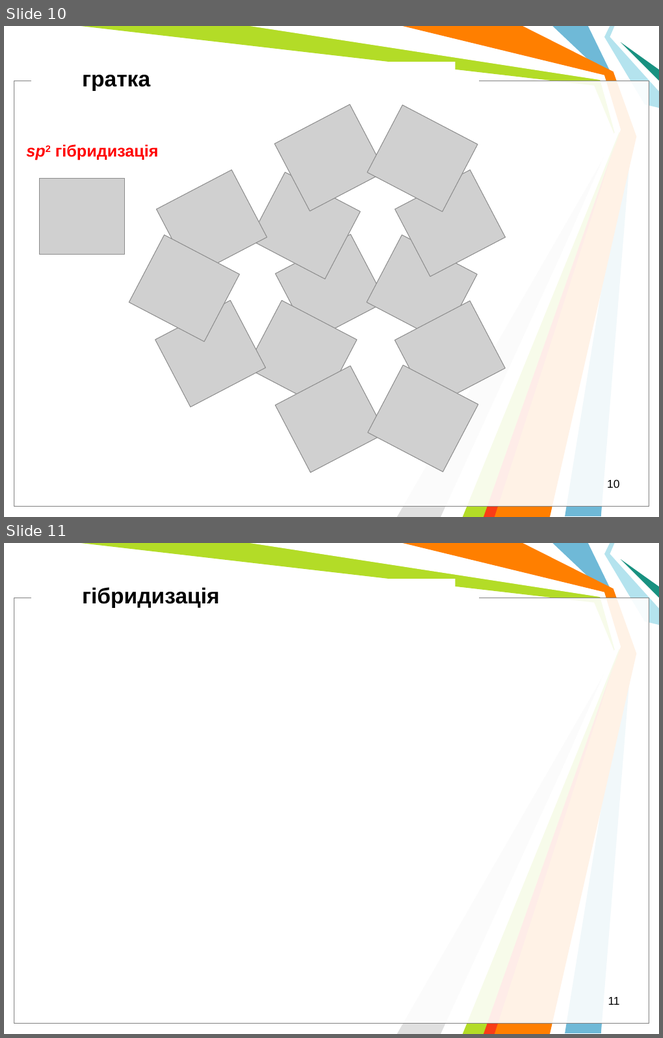
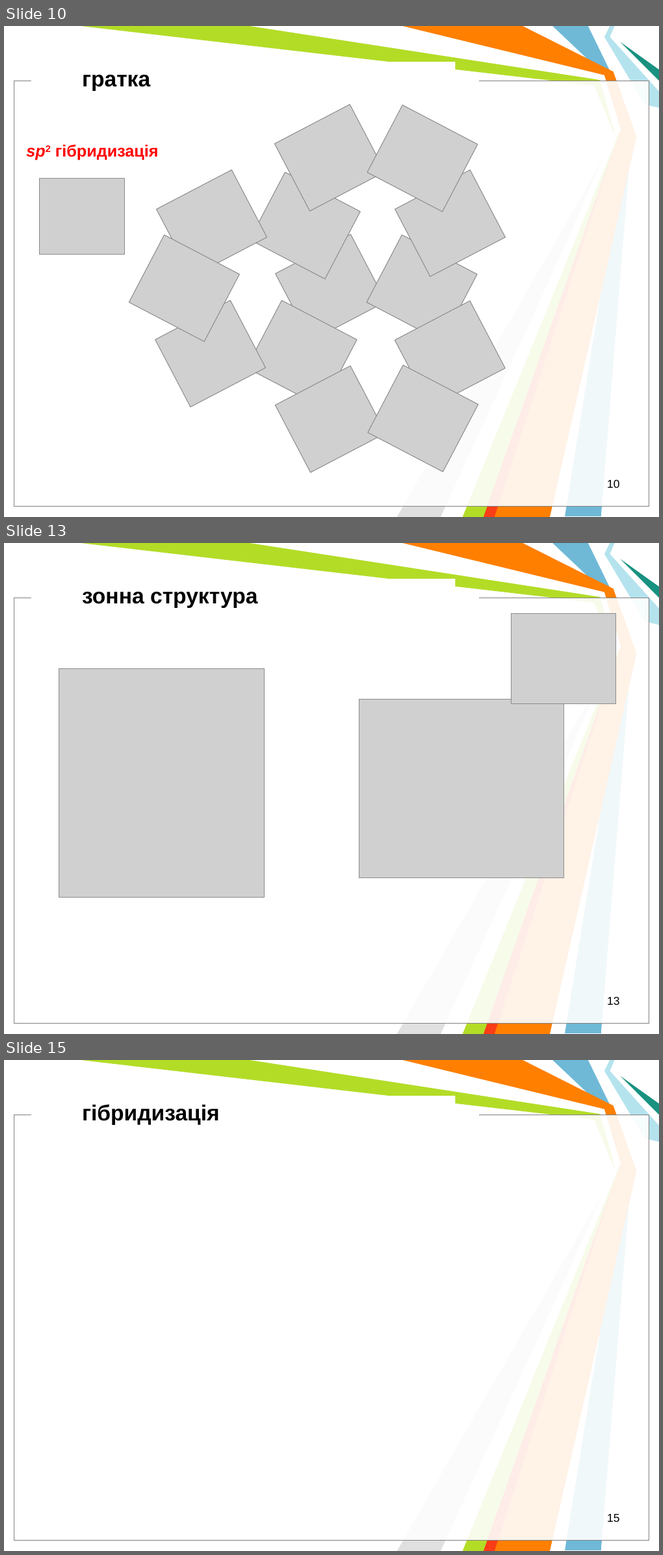
Before and after one commit to l432/NMK, a slide deck: Lecture/Nanoelectronika/Present/NanoelectronV5.ppt. Shown one above the other, each under a label of ours: slides 10 and 11 before the commit, slides 10, 13 and 15 after it; the slides between them are not shown. The pictures are 663x1038 and 663x1555 pixels, drawn with LibreOffice and Linux fonts; fonts in the diff are those of the drawing; grey boxes stand for pictures; background and template pictures are left out. Boxes give left, top, right and bottom in pixels: in the first picture for what was removed or moved away, otherwise in the second. Text is boxed around its words. In the diff, an @@ line names an element or a change of style, - is before the commit and + after.

```diff
--- a/Lecture/Nanoelectronika/Present/NanoelectronV5.ppt
+++ b/Lecture/Nanoelectronika/Present/NanoelectronV5.ppt
@@ slide 13 added at bbox=[4, 543, 659, 1034], background #FFFFFF; not listed: 11 template elements that a slide beside it also shows @@
@@ text added at bbox=[82, 592, 258, 608], 24 pt, text #000000, bold @@
+зонна структура
@@ picture added at bbox=[511, 614, 616, 704] @@
@@ picture added at bbox=[59, 668, 265, 897] @@
@@ picture added at bbox=[359, 699, 564, 878] @@
@@ page number added at bbox=[607, 997, 620, 1005], 12.5 pt, text #000000 @@
+13
@@ what was slide 11 is now slide 15 @@
@@ page number at bbox=[607, 1514, 620, 1522]: text changed @@
-11
+15
```
Also in this commit, not shown: 4 other slides added, 2 slides removed.
